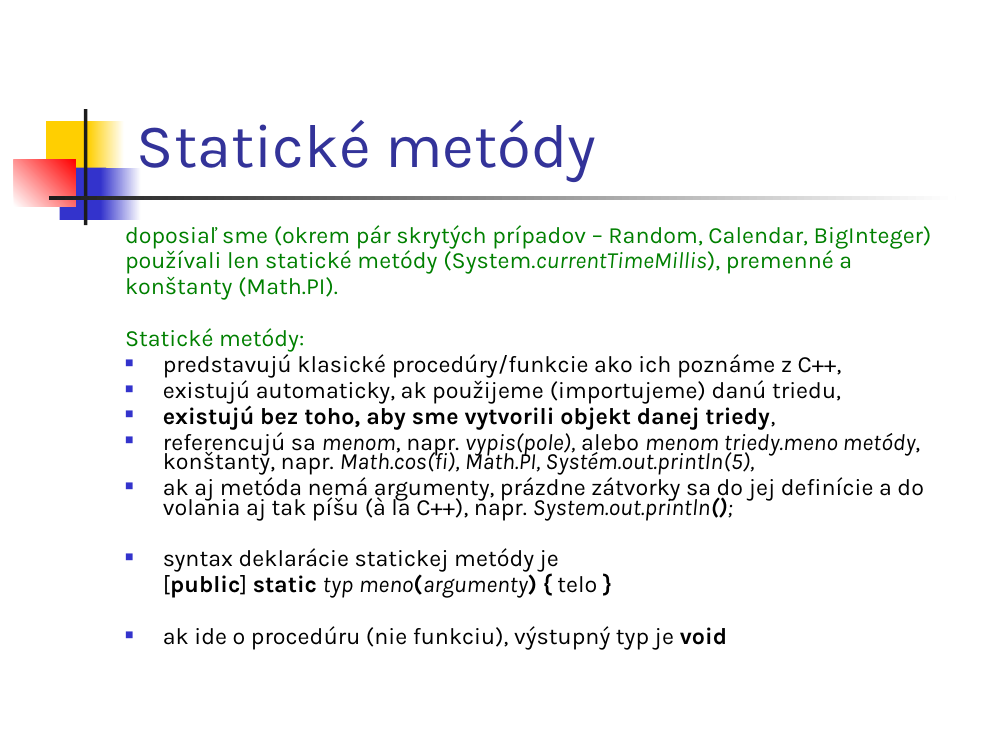
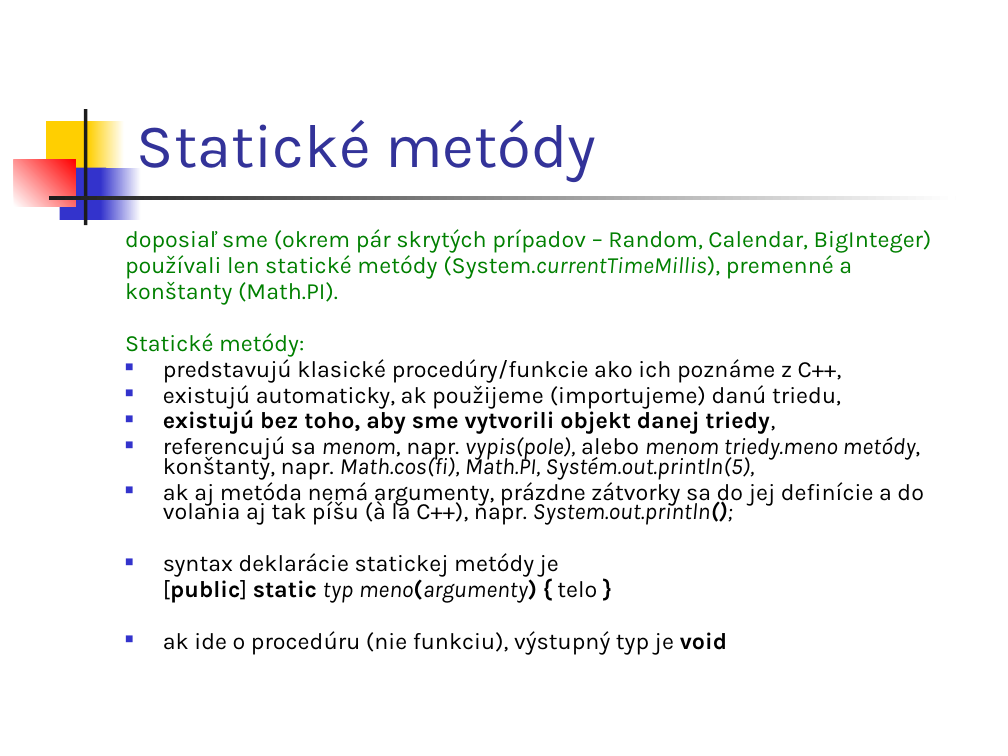
Before and after one commit to Programovanie4/Prednasky, a slide deck: slide 3 of 03/03_java.ppt. Drawn at 1008x756 pixels with LibreOffice and Linux fonts; fonts in the diff are those of the drawing. Boxes give left, top, right and bottom in pixels: in the first picture for what was removed or moved away, otherwise in the second. Text is boxed around its words. In the diff, an @@ line names an element or a change of style, - is before the commit and + after.

```diff
--- a/03/03_java.ppt
+++ b/03/03_java.ppt
@@ text "doposiaľ sme (okrem pár skrytých ...": place and size @@
-text "doposiaľ sme (okrem pár skrytých ..." at box(125, 225, 932, 649)
+text "doposiaľ sme (okrem pár skrytých ..." at box(125, 229, 932, 654)
```
Also in this commit, not shown: 8 other slides changed, 6 slides added, 1 other file.
